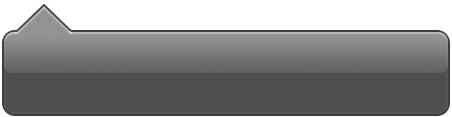
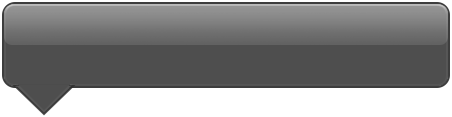
Before/after of a 452×117 layered artwork. What changed in the layer stack:
hid group "组 4 拷贝" (20 layers) over [2, 2, 450, 116]
showed group "组 4" (10 layers) over [2, 2, 450, 116]
painted on "三角形 1 拷贝" (3rd of 3, in "组 4" › "组 2") over [12, 85, 76, 115]
painted on "三角形 1" (3rd of 3, in "组 4" › "组 2") over [16, 87, 72, 113]
